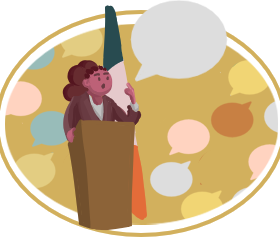
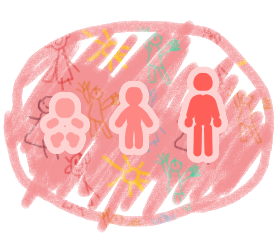
Layer changes from the first 280 x 240 image to the second:
added group "Group 76" with 3 layers above "Paint Layer 75" over (x1=0, y1=0, x2=279, y2=201)
added layer "Copy of Paint Layer 72" (1st of 2, in "Group 76") in group "Group 76" over (x1=151, y1=9, x2=279, y2=201)
added layer "Copy of Paint Layer 72" (2nd of 2, in "Group 76") in group "Group 76" over (x1=58, y1=0, x2=186, y2=189)
added group "Group 70" with 21 layers above "Paint Layer 64" over (x1=0, y1=0, x2=280, y2=237)
added group "Copy of Group 69" with 6 layers in group "Group 70" over (x1=145, y1=0, x2=280, y2=220)
added layer "Paint Layer 65" (3rd of 9, in "Group 70" › "Copy of Group 69") in group "Copy of Group 69" over (x1=145, y1=92, x2=273, y2=220)
added group "Group 69" (1st of 2, in "Group 70") with 6 layers in group "Group 70" over (x1=15, y1=55, x2=246, y2=237)
added layer "Paint Layer 67" (2nd of 3, in "Group 70" › "Group 69") in group "Group 69" over (x1=50, y1=109, x2=178, y2=237)
added layer "Copy of Paint Layer 68" (2nd of 3, in "Group 70" › "Group 69") in group "Group 69" over (x1=18, y1=55, x2=146, y2=237)
added group "Group 69" (2nd of 2, in "Group 70") with 6 layers in group "Group 70" over (x1=0, y1=0, x2=226, y2=215)
added layer "Paint Layer 64" above "Copy of Paint Layer 10" over (x1=0, y1=0, x2=280, y2=237)
hid "Copy of Paint Layer 10" (1st of 5), opacity 100% → 47% over (x1=0, y1=3, x2=280, y2=237)
moved "Group 59" into group "random" over (x1=64, y1=0, x2=192, y2=192)
moved "Paint Layer 42" into group "random" over (x1=0, y1=0, x2=192, y2=237)
moved "Group 48" into group "random" over (x1=0, y1=64, x2=192, y2=192)
moved "Paint Layer 54" into group "random" over (x1=2, y1=0, x2=194, y2=192)
moved "Group 56" into group "random" over (x1=57, y1=0, x2=185, y2=237)
moved "Paint Layer 63" into group "random" over (x1=0, y1=0, x2=280, y2=237)
moved "Copy of Group 62 Merged" into group "random" over (x1=0, y1=0, x2=280, y2=237)
…and 18 more changes (16 added, 2 stack)
